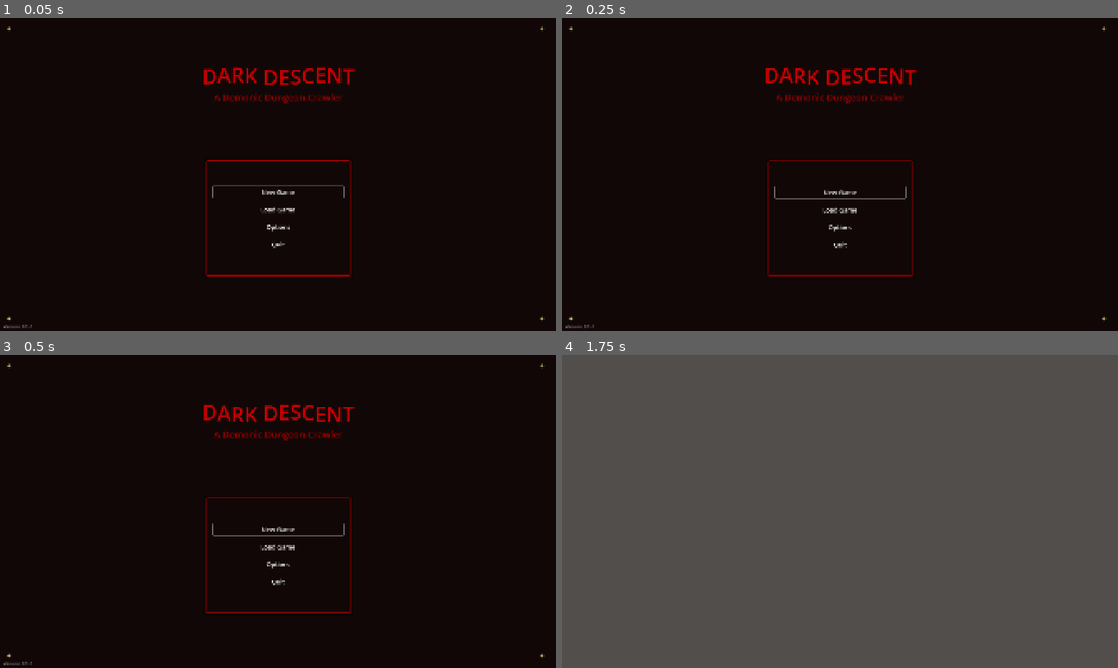
Above: before the commit, frames 1-4 (two rows, left to right).
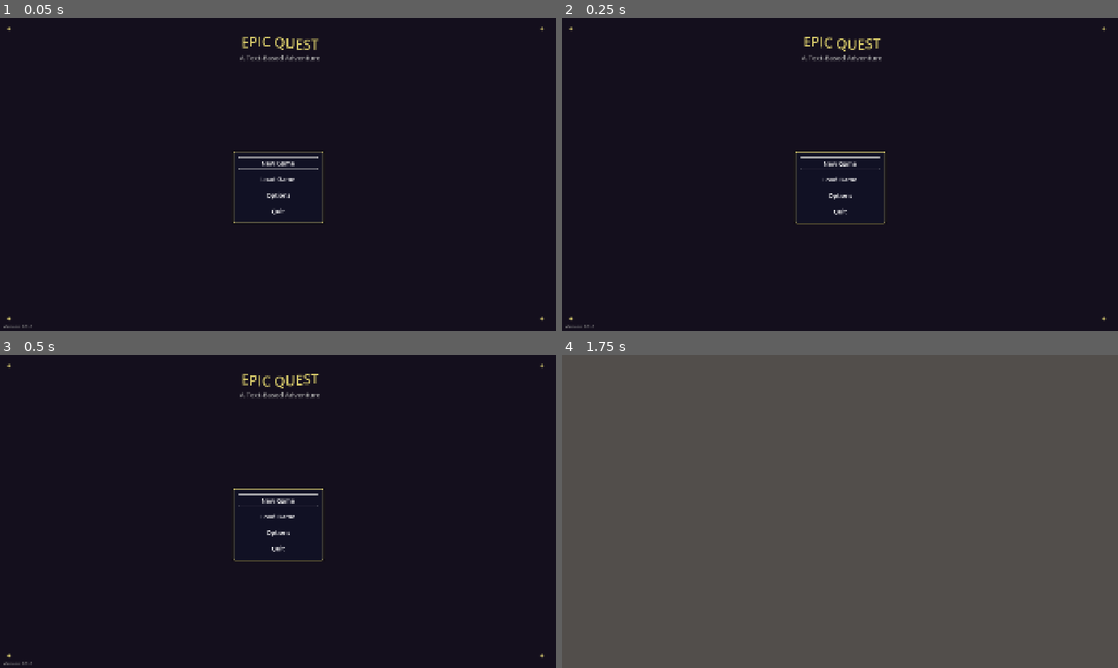
Above: after the commit, the same moments.

Repository: RovxBot/special-adventures
Game: Godot game, scene res://scenes/MainMenu.tscn
Two runs of this game, one before a commit and one after it. Both use one fixed random seed, a clock stepped at 60 frames per second and the inputs below.
Inputs (mouse positions are in pixels of both pictures, inside the frame that each line leads up to):
- Up to frame 1 (0.05 s): no input
- Up to frame 2 (0.25 s): no input
- Up to frame 3 (0.5 s): no input
- Up to frame 4 (1.75 s): click "New Game" at 0.5 s; tap Enter at 1.25 s; move the mouse to (962, 495) at 1.27 s; click (962, 495) at 1.42 s

The runs differ from the first frame. In frame 1, 5.9% of the frame differs, in the area x 36-64%, y 6-84%; in frame 2, 5.9%; in frame 3, 5.9%; in frame 4, nothing differs.
Error before the commit: Invalid assignment of property or key 'source_code' with value of type 'String' on a base object of type 'RDShaderSource'. (res://scripts/effects/ambient_ui_ef…
Error after the commit: Attempt to call function 'get_node_or_null' in base 'null instance' on a null instance. (res://scripts/game.gd:15)

Commit message:
Menu system fixes

Diff:
--- a/Godot/special-adventures/scenes/ItemDialog.tscn
+++ b/Godot/special-adventures/scenes/ItemDialog.tscn
@@ -6,12 +6,12 @@
 border_width_top = 2
 border_width_right = 2
 border_width_bottom = 2
-border_color = Color(0.6, 0.0, 0.0, 1)
+border_color = Color(0.6, 0, 0, 1)
 corner_radius_top_left = 2
 corner_radius_top_right = 2
 corner_radius_bottom_right = 2
 corner_radius_bottom_left = 2
-shadow_color = Color(0.0, 0.0, 0.0, 0.8)
+shadow_color = Color(0, 0, 0, 0.8)
 shadow_size = 8
 
 [node name="ItemDialog" type="Window"]
--- a/Godot/special-adventures/scenes/MainMenu.tscn
+++ b/Godot/special-adventures/scenes/MainMenu.tscn
@@ -3,18 +3,18 @@
 [ext_resource type="Script" uid="uid://dgq601by5sqtc" path="res://scripts/main_menu.gd" id="1_yqorp"]
 
 [sub_resource type="StyleBoxFlat" id="StyleBoxFlat_84jwn"]
-bg_color = Color(0.070588, 0.027451, 0.027451, 0.95)
+bg_color = Color(0.0705882, 0.0705882, 0.14902, 0.901961)
 border_width_left = 4
 border_width_top = 4
 border_width_right = 4
 border_width_bottom = 4
-border_color = Color(0.6, 0.0, 0.0, 1)
-corner_radius_top_left = 2
-corner_radius_top_right = 2
-corner_radius_bottom_right = 2
-corner_radius_bottom_left = 2
-shadow_color = Color(0, 0, 0, 0.6)
-shadow_size = 12
+border_color = Color(0.776471, 0.729412, 0.407843, 1)
+corner_radius_top_left = 5
+corner_radius_top_right = 5
+corner_radius_bottom_right = 5
+corner_radius_bottom_left = 5
+shadow_color = Color(0, 0, 0, 0.34902)
+shadow_size = 6
 
 [node name="MainMenu" type="Control"]
 layout_mode = 3
@@ -32,21 +32,21 @@
 anchor_bottom = 1.0
 grow_horizontal = 2
 grow_vertical = 2
-color = Color(0.070588, 0.027451, 0.027451, 1)
+color = Color(0.0784314, 0.0588235, 0.113725, 1)
 
 [node name="GameTitle" type="RichTextLabel" parent="."]
 layout_mode = 1
 anchors_preset = 5
 anchor_left = 0.5
 anchor_right = 0.5
-offset_left = -400.0
-offset_top = 150.0
-offset_right = 400.0
-offset_bottom = 300.0
+offset_left = -294.0
+offset_top = 50.0
+offset_right = 306.0
+offset_bottom = 176.0
 grow_horizontal = 2
 bbcode_enabled = true
-text = "[center][wave amp=50.0 freq=5.0][color=#cc0000][font_size=72]DARK DESCENT[/font_size][/color][/wave]
-[color=#990000][font_size=32]A Demonic Dungeon Crawler[/font_size][/color][/center]"
+text = "[center][wave amp=50.0 freq=5.0][color=#d4c769][font_size=48]EPIC QUEST[/font_size][/color][/wave]
+[color=#a9a9a9][font_size=24]A Text-Based Adventure[/font_size][/color][/center]"
 
 [node name="MenuPanel" type="Panel" parent="."]
 layout_mode = 1
@@ -55,10 +55,10 @@
 anchor_top = 0.5
 anchor_right = 0.5
 anchor_bottom = 0.5
-offset_left = -250.0
-offset_top = -50.0
-offset_right = 250.0
-offset_bottom = 350.0
+offset_left = -157.0
+offset_top = -82.0
+offset_right = 157.0
+offset_bottom = 168.0
 grow_horizontal = 2
 grow_vertical = 2
 theme_override_styles/panel = SubResource("StyleBoxFlat_84jwn")
@@ -68,13 +68,13 @@
 anchors_preset = 15
 anchor_right = 1.0
 anchor_bottom = 1.0
-offset_left = 25.0
-offset_top = 25.0
-offset_right = -25.0
-offset_bottom = -25.0
+offset_left = 20.0
+offset_top = 20.0
+offset_right = -20.0
+offset_bottom = -20.0
 grow_horizontal = 2
 grow_vertical = 2
-theme_override_constants/separation = 20
+theme_override_constants/separation = 15
 alignment = 1
 
 [node name="StartButton" type="Button" parent="MenuPanel/MenuContainer"]
--- a/Godot/special-adventures/scenes/TalentWindow.tscn
+++ b/Godot/special-adventures/scenes/TalentWindow.tscn
@@ -3,41 +3,37 @@
 [ext_resource type="Script" uid="uid://bdwrufc1hrroc" path="res://scripts/talent_window.gd" id="1_8a3st"]
 
 [sub_resource type="StyleBoxFlat" id="StyleBoxFlat_7r8no"]
-bg_color = Color(0.070588, 0.027451, 0.027451, 0.95)
+bg_color = Color(0.0705882, 0.0705882, 0.14902, 0.901961)
 border_width_left = 2
 border_width_top = 2
 border_width_right = 2
 border_width_bottom = 2
-border_color = Color(0.6, 0.0, 0.0, 1)
-corner_radius_top_left = 2
-corner_radius_top_right = 2
-corner_radius_bottom_right = 2
-corner_radius_bottom_left = 2
-shadow_color = Color(0.0, 0.0, 0.0, 0.8)
-shadow_size = 12
+border_color = Color(0.776471, 0.729412, 0.407843, 1)
+corner_radius_top_left = 4
+corner_radius_top_right = 4
+corner_radius_bottom_right = 4
+corner_radius_bottom_left = 4
 
 [sub_resource type="StyleBoxFlat" id="StyleBoxFlat_talent"]
-content_margin_left = 15.0
-content_margin_top = 15.0
-content_margin_right = 15.0
-content_margin_bottom = 15.0
-bg_color = Color(0.101961, 0.05, 0.05, 0.95)
-border_color = Color(0.6, 0.0, 0.0, 0.5)
-corner_radius_top_left = 2
-corner_radius_top_right = 2
-corner_radius_bottom_right = 2
-corner_radius_bottom_left = 2
-shadow_color = Color(0.0, 0.0, 0.0, 0.4)
-shadow_size = 4
+content_margin_left = 10.0
+content_margin_top = 10.0
+content_margin_right = 10.0
+content_margin_bottom = 10.0
+bg_color = Color(0.101961, 0.101961, 0.207843, 0.901961)
+border_color = Color(0.776471, 0.729412, 0.407843, 0.5)
+corner_radius_top_left = 4
+corner_radius_top_right = 4
+corner_radius_bottom_right = 4
+corner_radius_bottom_left = 4
 
 [node name="TalentWindow" type="Window"]
-title = "Dark Powers"
+title = "Talents"
 position = Vector2i(100, 100)
-size = Vector2i(900, 800)
+size = Vector2i(600, 600)
 transient = true
 exclusive = true
 unresizable = true
-theme_override_colors/title_color = Color(0.8, 0.2, 0.2, 1)
+theme_override_colors/title_color = Color(0.776471, 0.729412, 0.407843, 1)
 script = ExtResource("1_8a3st")
 
 [node name="Panel" type="Panel" parent="."]
--- a/Godot/special-adventures/scripts/HUD.gd
+++ b/Godot/special-adventures/scripts/HUD.gd
@@ -38,6 +38,11 @@
 var active_category = ActionCategory.COMBAT
 
 func _ready():
+	# Load the dark theme for consistent styling
+	var dark_theme = load("res://resources/dark_theme.tres")
+	if dark_theme:
+		theme = dark_theme
+
 	# Make sure progress bars have proper styling and size
 	_configure_progress_bar(player_hp)
 	_configure_progress_bar(player_mana)
@@ -311,11 +316,18 @@
 	selected_equipped_slot = slot
 	equipped_item_selected.emit(slot)
 
+# Helper function to get the item dialog
+func get_item_dialog():
+	return get_node_or_null("ItemDialog")
+
 # Show item dialog with options and apply rarity color to the item name
 func show_item_dialog(is_equipped: bool, item_name: String, can_equip: bool = true, item_data = null):
 	if not item_dialog:
-		print("ERROR: ItemDialog not found!")
-		return
+		# Try to get the dialog if it wasn't found initially
+		item_dialog = get_item_dialog()
+		if not item_dialog:
+			print("ERROR: ItemDialog not found!")
+			return
 
 	# Update title
 	var title_text = "Item Details"
--- a/Godot/special-adventures/scripts/game.gd
+++ b/Godot/special-adventures/scripts/game.gd
@@ -11,7 +11,8 @@
 @onready var submit_button = $Hud/MainLayout/ActionButtonsContainer/SubmitButton
 @onready var game_text_input = $Hud/MainLayout/InputPanel/MarginContainer/HBoxContainer/GameTextInput
 @onready var input_panel = $Hud/MainLayout/InputPanel
-@onready var item_dialog = $Hud/ItemDialog
+# Fix ItemDialog path - use get_node_or_null for safety
+@onready var item_dialog = hud.get_node_or_null("ItemDialog")
 
 # Store ability cooldowns
 var ability_cooldowns = {}
@@ -40,27 +41,30 @@
 	if talent_button:
 		talent_button.pressed.connect(func(): _on_talent_button_pressed())
 
-	# Connect item dialog button signals - update paths
-	var dialog_container = item_dialog.get_node_or_null("Panel/MarginContainer/VBoxContainer")
-	if dialog_container:
-		var buttons_container = dialog_container.get_node_or_null("ButtonsContainer")
-		if buttons_container:
-			var equip_btn = buttons_container.get_node_or_null("EquipButton")
-			var unequip_btn = buttons_container.get_node_or_null("UnequipButton")
-			var use_btn = buttons_container.get_node_or_null("UseButton")
-			var destroy_btn = buttons_container.get_node_or_null("DestroyButton")
-			var cancel_btn = dialog_container.get_node_or_null("CancelButton")
-
-			if equip_btn:
-				equip_btn.pressed.connect(_on_equip_button_pressed)
-			if unequip_btn:
-				unequip_btn.pressed.connect(_on_unequip_button_pressed)
-			if use_btn:
-				use_btn.pressed.connect(_on_use_button_pressed)
-			if destroy_btn:
-				destroy_btn.pressed.connect(_on_destroy_button_pressed)
-			if cancel_btn:
-				cancel_btn.pressed.connect(_on_cancel_button_pressed)
+	# Connect item dialog button signals - update for safer access
+	if item_dialog:
+		var dialog_container = item_dialog.get_node_or_null("Panel/MarginContainer/VBoxContainer")
+		if dialog_container:
+			var buttons_container = dialog_container.get_node_or_null("ButtonsContainer")
+			if buttons_container:
+				var equip_btn = buttons_container.get_node_or_null("EquipButton")
+				var unequip_btn = buttons_container.get_node_or_null("UnequipButton")
+				var use_btn = buttons_container.get_node_or_null("UseButton")
+				var destroy_btn = buttons_container.get_node_or_null("DestroyButton")
+				var cancel_btn = dialog_container.get_node_or_null("CancelButton")
+
+				if equip_btn:
+					equip_btn.pressed.connect(_on_equip_button_pressed)
+				if unequip_btn:
+					unequip_btn.pressed.connect(_on_unequip_button_pressed)
+				if use_btn:
+					use_btn.pressed.connect(_on_use_button_pressed)
+				if destroy_btn:
+					destroy_btn.pressed.connect(_on_destroy_button_pressed)
+				if cancel_btn:
+					cancel_btn.pressed.connect(_on_cancel_button_pressed)
+	else:
+		print("WARNING: ItemDialog not found in HUD!")
 
 	# Connect stats button
 	var stats_button = hud.get_node_or_null("MainLayout/BottomSection/PlayerStatsSection/PlayerStatusPanel/MarginContainer/PlayerStats/StatsButton")
@@ -578,7 +582,8 @@
 			# Reset selection
 			hud.selected_equipped_slot = ""
 
-	item_dialog.hide()
+	if item_dialog:
+		item_dialog.hide()
 
 # Add this function to handle using items (like potions)
 func _on_use_button_pressed():
@@ -620,11 +625,13 @@
 				# Reset selection
 				hud.selected_inventory_index = -1
 
-	item_dialog.hide()
+	if item_dialog:
+		item_dialog.hide()
 
 # Handle cancel button
 func _on_cancel_button_pressed():
-	item_dialog.hide()
+	if item_dialog:
+		item_dialog.hide()
 
 	# Reset selections
 	hud.selected_inventory_index = -1
Not shown, added: Godot/special-adventures/scripts/effects/ambient_ui_effects.gd.uid
Not shown, added: Godot/special-adventures/scripts/effects/blood_particles.gd.uid
Not shown, added: Godot/special-adventures/scripts/effects/combat_effects_manager.gd.uid
